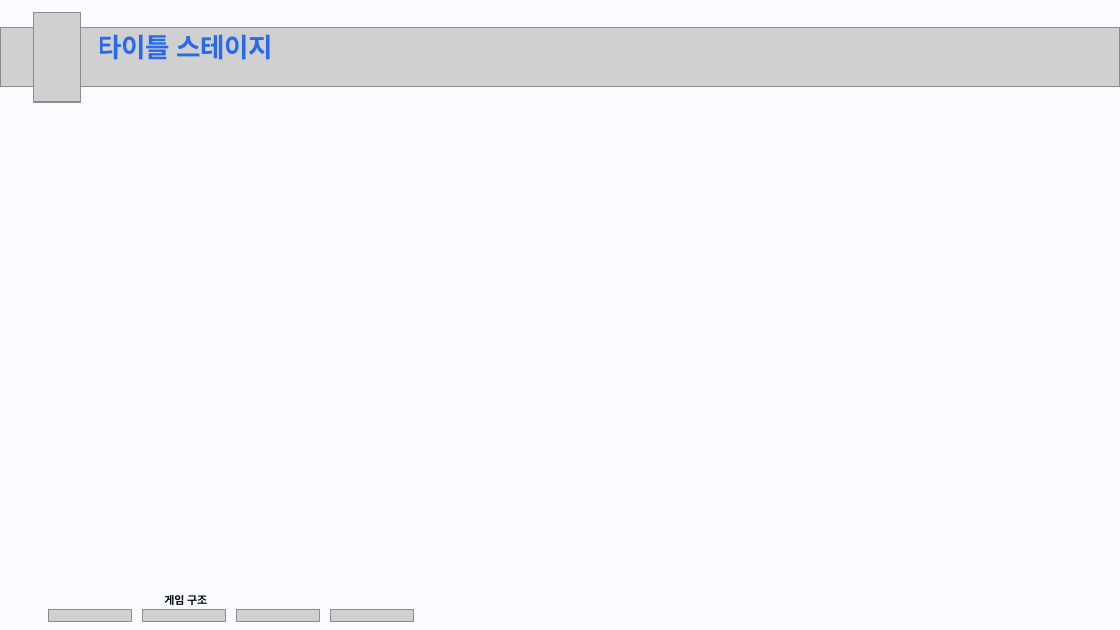
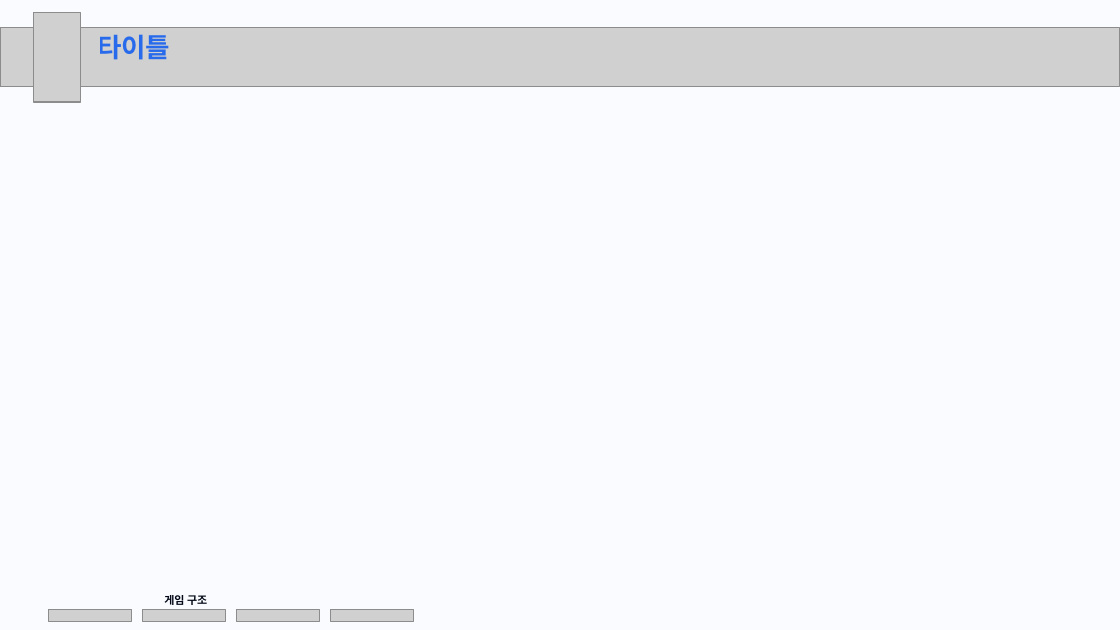
Before and after one commit to KuroaLime/Tales_of_the_Dark_Throne, a slide deck: slide 9 of 문서/제출/최종 결과 보고서ppt.pptx. Drawn at 1120x630 pixels with LibreOffice and Linux fonts; fonts in the diff are those of the drawing; grey boxes stand for pictures. Boxes give left, top, right and bottom in pixels: in the first picture for what was removed or moved away, otherwise in the second. Text is boxed around its words. In the diff, an @@ line names an element or a change of style, - is before the commit and + after.

```diff
--- a/문서/제출/최종 결과 보고서ppt.pptx
+++ b/문서/제출/최종 결과 보고서ppt.pptx
@@ text at (98, 34, 170, 60): text changed @@
-타이틀 스테이지
+타이틀
```
Also in this commit, not shown: 6 other slides changed, 1 slide added, 1 other file.
